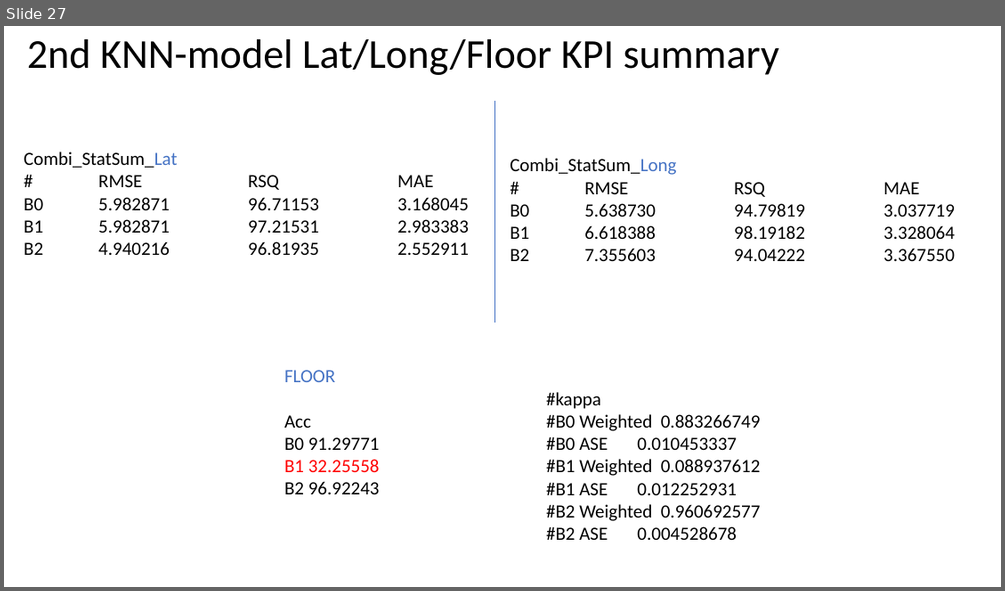
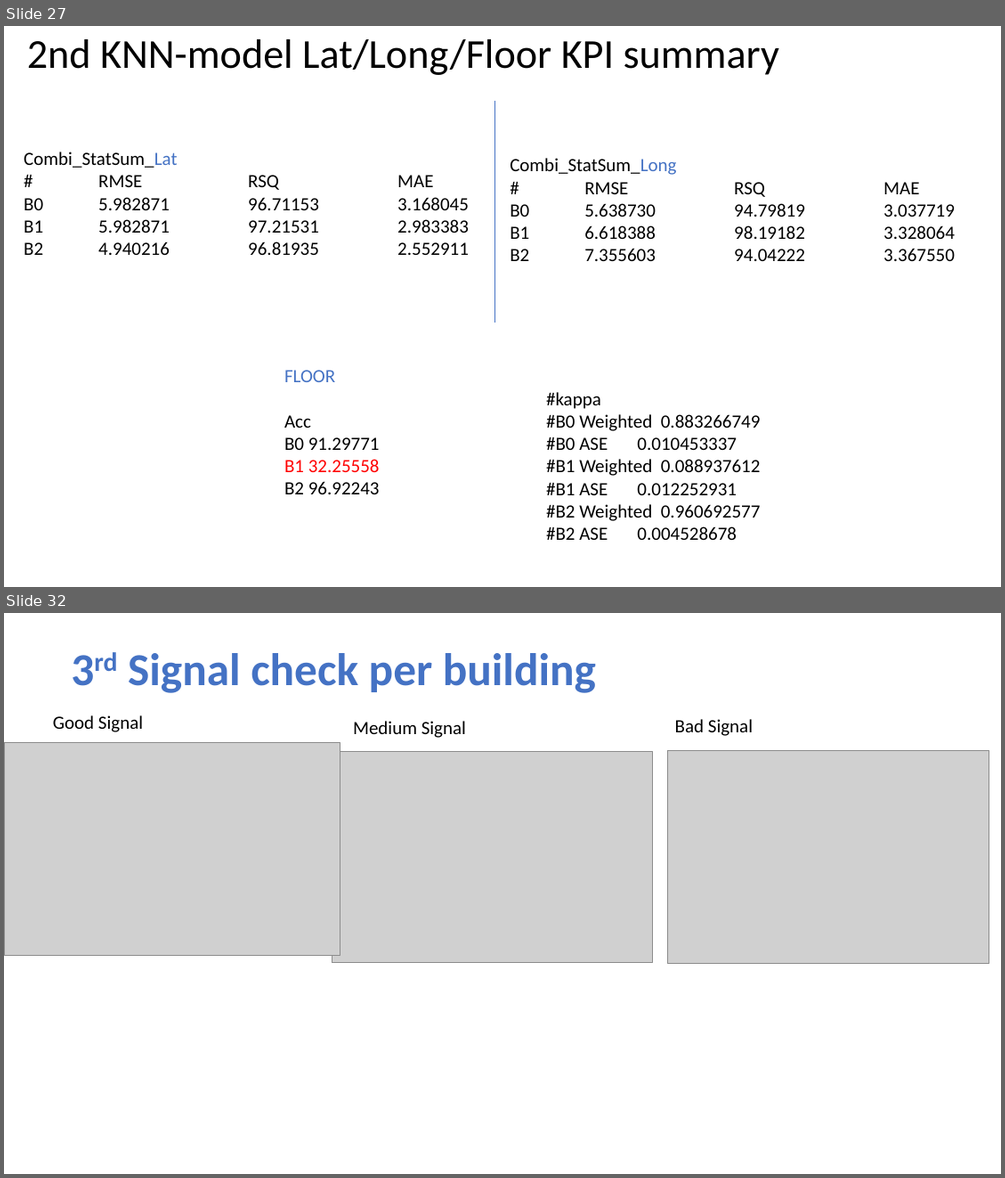
Before and after one commit to NatasjaFortuin/Wifi-locationing, a slide deck: Data etc/Log.pptx. Shown one above the other, each under a label of ours: slide 27 before the commit, slides 27 and 32 after it; the slides between them are not shown. The pictures are 1005x591 and 1005x1178 pixels, drawn with LibreOffice and Linux fonts; fonts in the diff are those of the drawing; grey boxes stand for pictures. Boxes give left, top, right and bottom in pixels: in the first picture for what was removed or moved away, otherwise in the second. Text is boxed around its words. In the diff, an @@ line names an element or a change of style, - is before the commit and + after.

```diff
--- a/Data etc/Log.pptx
+++ b/Data etc/Log.pptx
@@ slide 32 added at box(4, 613, 1001, 1174), background #FFFFFF @@
@@ title added at box(128, 653, 596, 693), 44 pt, text #4472C4, bold @@
+3rd Signal check per building
@@ text added at box(53, 715, 143, 732), 18 pt, text #000000 @@
+Good Signal
@@ text added at box(675, 719, 752, 736), 18 pt, text #000000 @@
+Bad Signal
@@ picture added at box(4, 742, 340, 955) @@
@@ text added at box(353, 721, 466, 738), 18 pt, text #000000 @@
+Medium Signal
@@ picture added at box(332, 751, 652, 963) @@
@@ picture added at box(667, 751, 989, 963) @@
```
Also in this commit, not shown: 1 slide changed, 3 other slides added, 13 other files.
